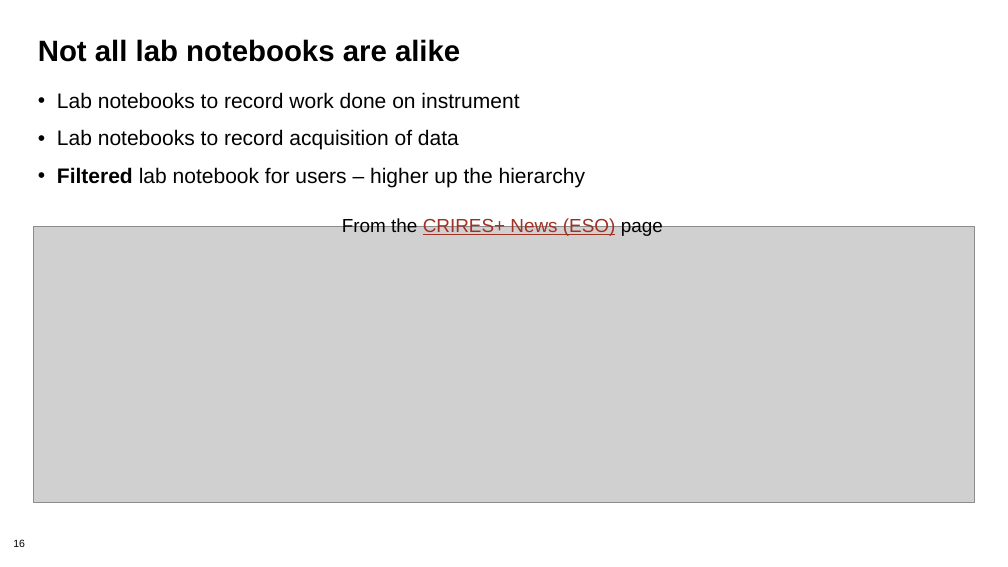
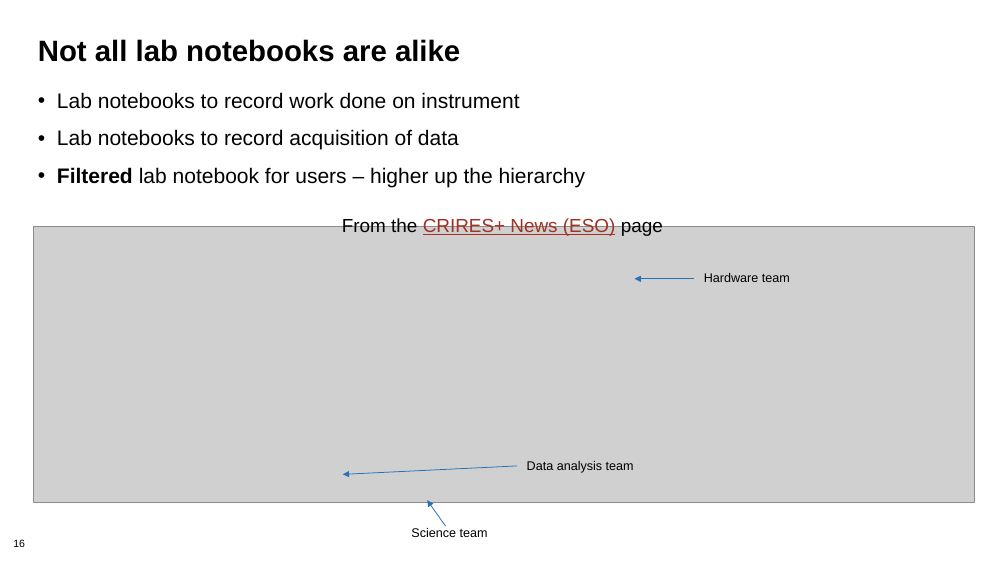
Before and after one commit to bssw-tutorial/presentations, a slide deck: slide 16 of lab-notebooks.pptx. Drawn at 1008x567 pixels with LibreOffice and Linux fonts; fonts in the diff are those of the drawing; grey boxes stand for pictures; background and template pictures are left out. Boxes give left, top, right and bottom in pixels: in the first picture for what was removed or moved away, otherwise in the second. Text is boxed around its words. In the diff, an @@ line names an element or a change of style, - is before the commit and + after.

```diff
--- a/lab-notebooks.pptx
+++ b/lab-notebooks.pptx
@@ arrow added from (694, 279) to (634, 279), #2673BA 0.75 pt @@
@@ text added at [704,273,790,282], 12 pt, text #000000 @@
+Hardware team
@@ arrow added from (517, 466) to (343, 475), #2673BA 0.75 pt @@
@@ text added at [527,461,634,473], 12 pt, text #000000 @@
+Data analysis team
@@ arrow added from (445, 526) to (427, 501), #2673BA 0.75 pt @@
@@ text added at [411,528,488,537], 12 pt, text #000000 @@
+Science team
```
Also in this commit, not shown: 1 other slide changed.
